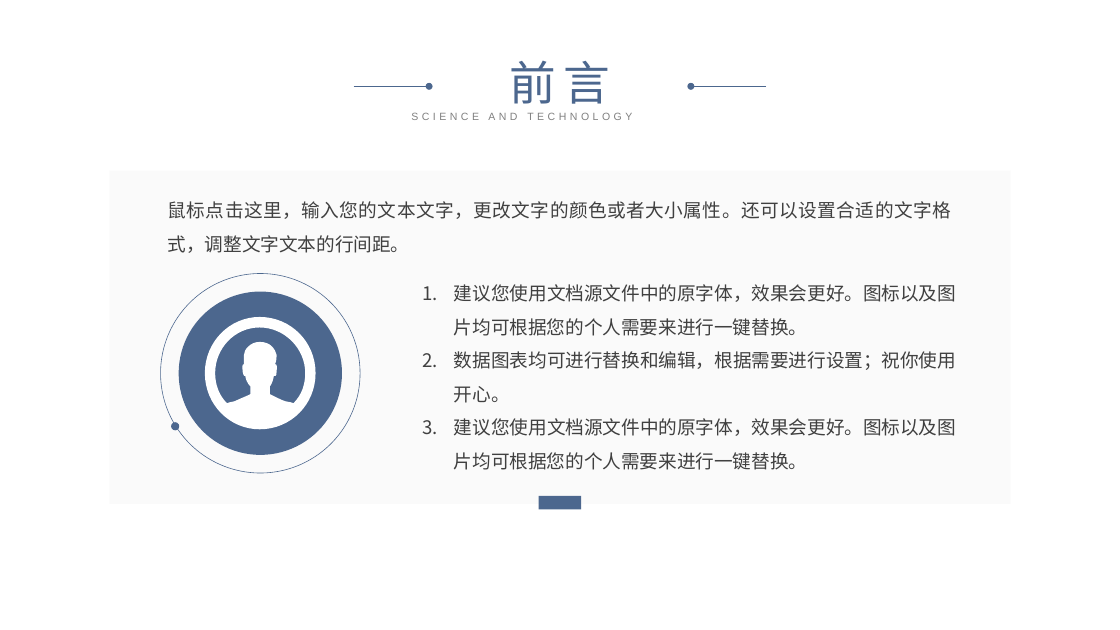
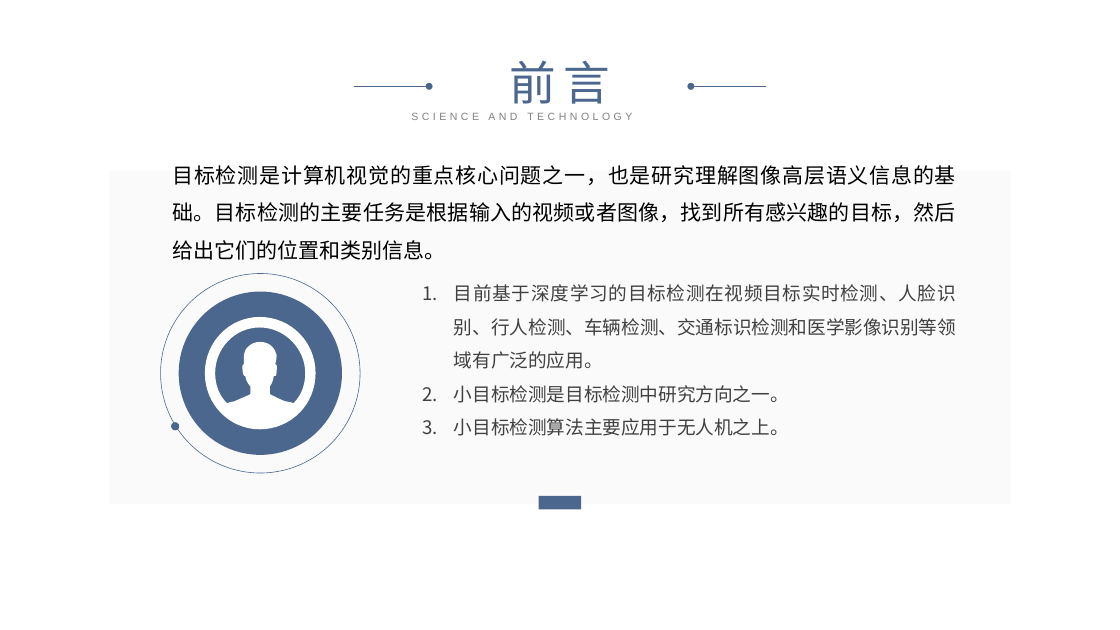
Before and after one commit to cyicz123/graduation-project, a slide deck: slide 2 of 中期检查答辩.pptx. Drawn at 1120x630 pixels with LibreOffice and Linux fonts; fonts in the diff are those of the drawing. Boxes give left, top, right and bottom in pixels: in the first picture for what was removed or moved away, otherwise in the second. Text is boxed around its words. In the diff, an @@ line names an element or a change of style, - is before the commit and + after.

```diff
--- a/中期检查答辩.pptx
+++ b/中期检查答辩.pptx
@@ text at [172, 165, 956, 260]: text changed; size 16 to 18 pt; text colour #404040 to #000000 @@
-鼠标点击这里，输入您的文本文字，更改文字的颜色或者大小属性。还可以设置合适的文字格式，调整文字文本的行间距。
+目标检测是计算机视觉的重点核心问题之一，也是研究理解图像高层语义信息的基础。目标检测的主要任务是根据输入的视频或者图像，找到所有感兴趣的目标，然后给出它们的位置和类别信息。
@@ text at [454, 284, 956, 436]: text changed @@
-1. 建议您使用文档源文件中的原字体，效果会更好。图标以及图片均可根据您的个人需要来进行一键替换。
-2. 数据图表均可进行替换和编辑，根据需要进行设置；祝你使用开心。
-3. 建议您使用文档源文件中的原字体，效果会更好。图标以及图片均可根据您的个人需要来进行一键替换。
+1. 目前基于深度学习的目标检测在视频目标实时检测、人脸识别、行人检测、车辆检测、交通标识检测和医学影像识别等领域有广泛的应用。
+2. 小目标检测是目标检测中研究方向之一。
+3. 小目标检测算法主要应用于无人机之上。
```
Also in this commit, not shown: 10 other slides changed, 9 slides added, 14 slides removed, 4 other files.
